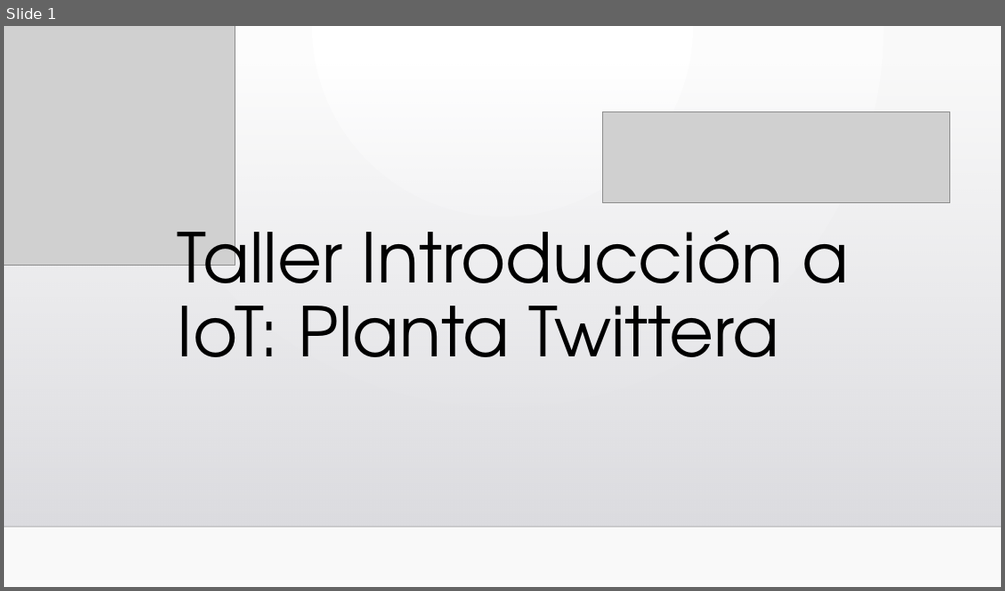
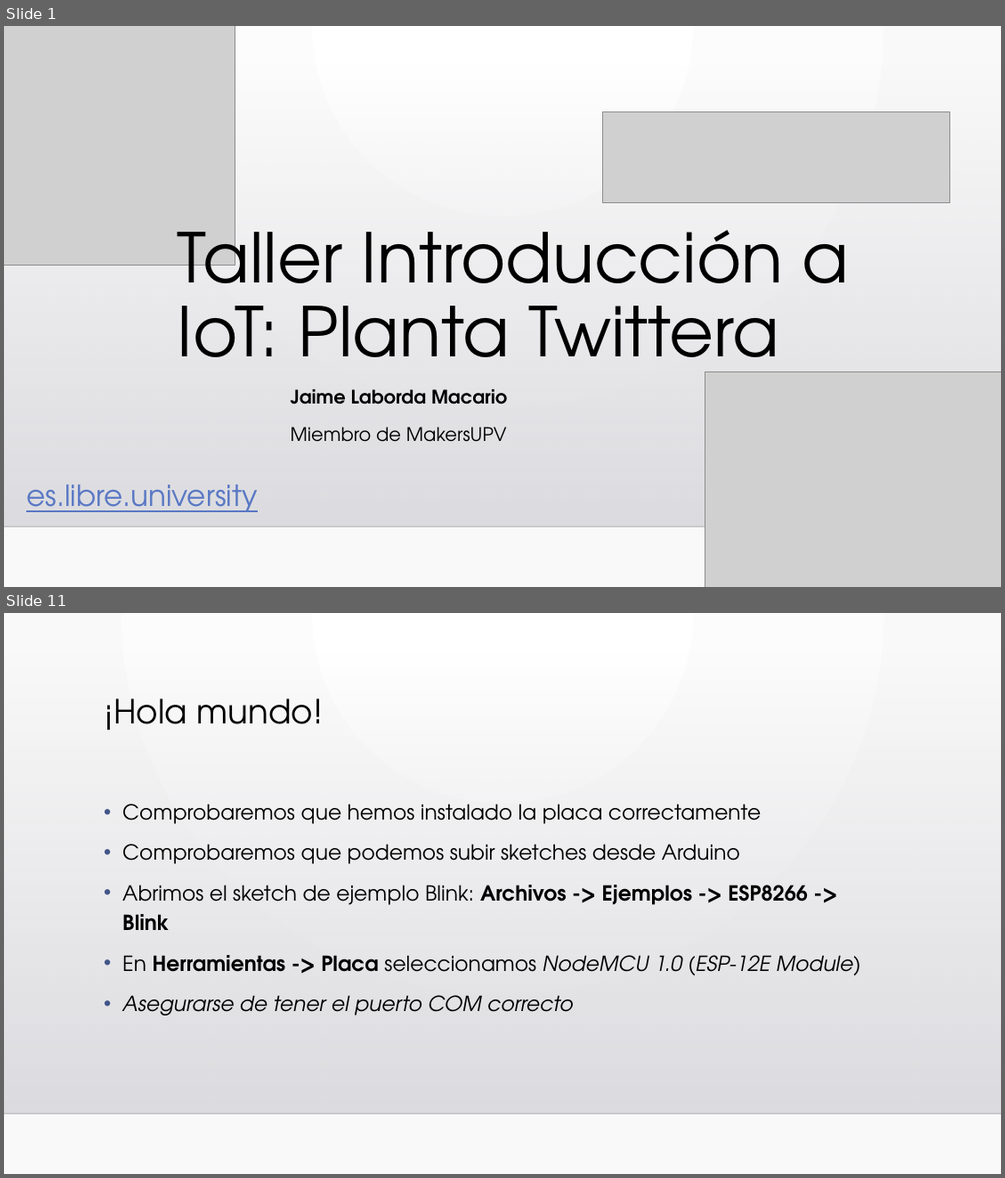
Before and after one commit to jaimelaborda/Planta-Twittera, a slide deck: Taller Introducción a IoT.pptx. Shown one above the other, each under a label of ours: slide 1 before the commit, slides 1 and 11 after it; the slides between them are not shown. The pictures are 1005x591 and 1005x1178 pixels, drawn with LibreOffice and Linux fonts; fonts in the diff are those of the drawing; grey boxes stand for pictures; background and template pictures are left out. Boxes give left, top, right and bottom in pixels: in the first picture for what was removed or moved away, otherwise in the second. Text is boxed around its words. In the diff, an @@ line names an element or a change of style, - is before the commit and + after.

```diff
--- a/Taller Introducción a IoT.pptx
+++ b/Taller Introducción a IoT.pptx
@@ slide 11 added at box(4, 613, 1001, 1174), background gradient #FFFFFF to #FAFAFA; not listed: 2 template elements that a slide beside it also shows @@
@@ title added at box(104, 698, 324, 730), 32 pt, text #000000 @@
+¡Hola mundo!
@@ text added at box(122, 803, 860, 1015), 20 pt, text #000000 @@
+• Comprobaremos que hemos instalado la placa correctamente
+• Comprobaremos que podemos subir sketches desde Arduino
+• Abrimos el sketch de ejemplo Blink: Archivos -> Ejemplos -> ESP8266 -> Blink
+• En Herramientas -> Placa seleccionamos NodeMCU 1.0 (ESP-12E Module)
+• Asegurarse de tener el puerto COM correcto
@@ slide 1 changed as well @@
@@ picture added at box(704, 371, 1001, 587) @@
@@ subtitle added at box(291, 389, 507, 442), 18 pt, text #000000, bold @@
+Jaime Laborda Macario
+Miembro de MakersUPV
@@ text added at box(26, 484, 258, 512), 28 pt, text #5977C4, underline @@
+es.libre.university
```
Also in this commit, not shown: 25 other slides added, 1 slide removed, 16 other files.
